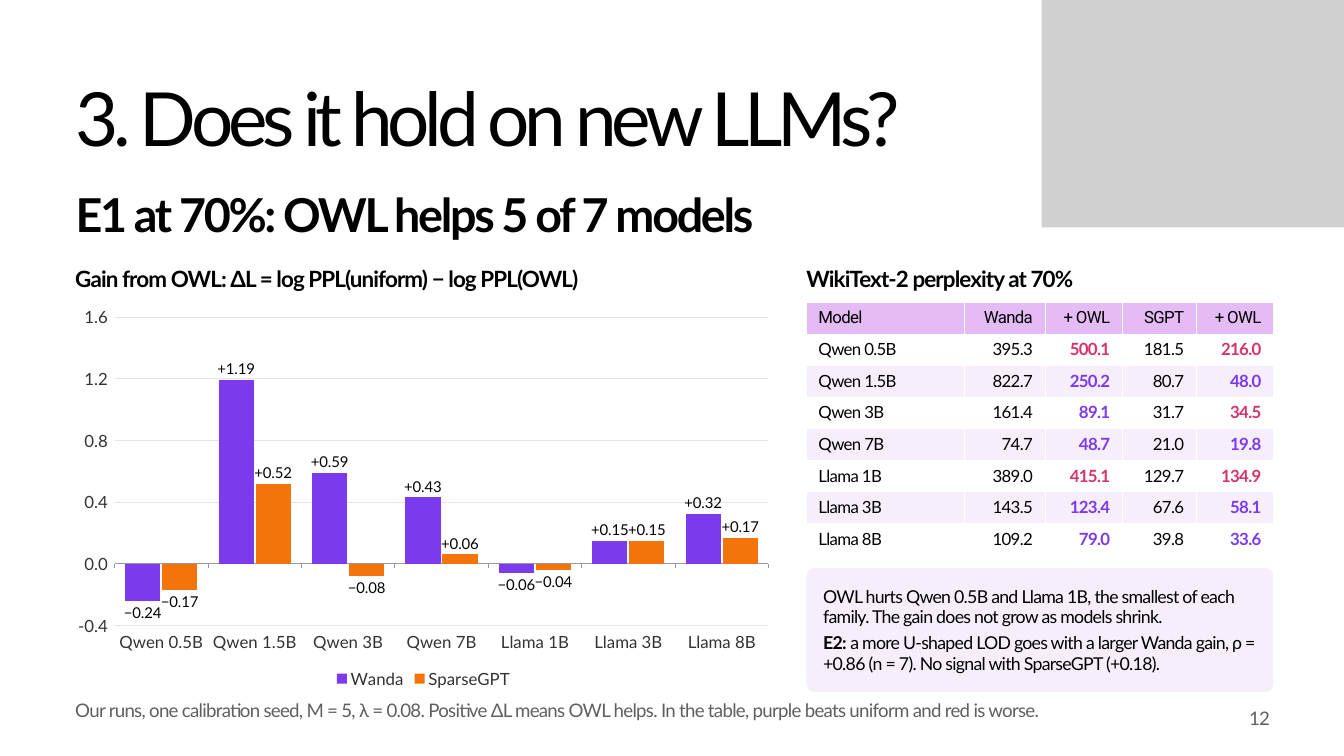
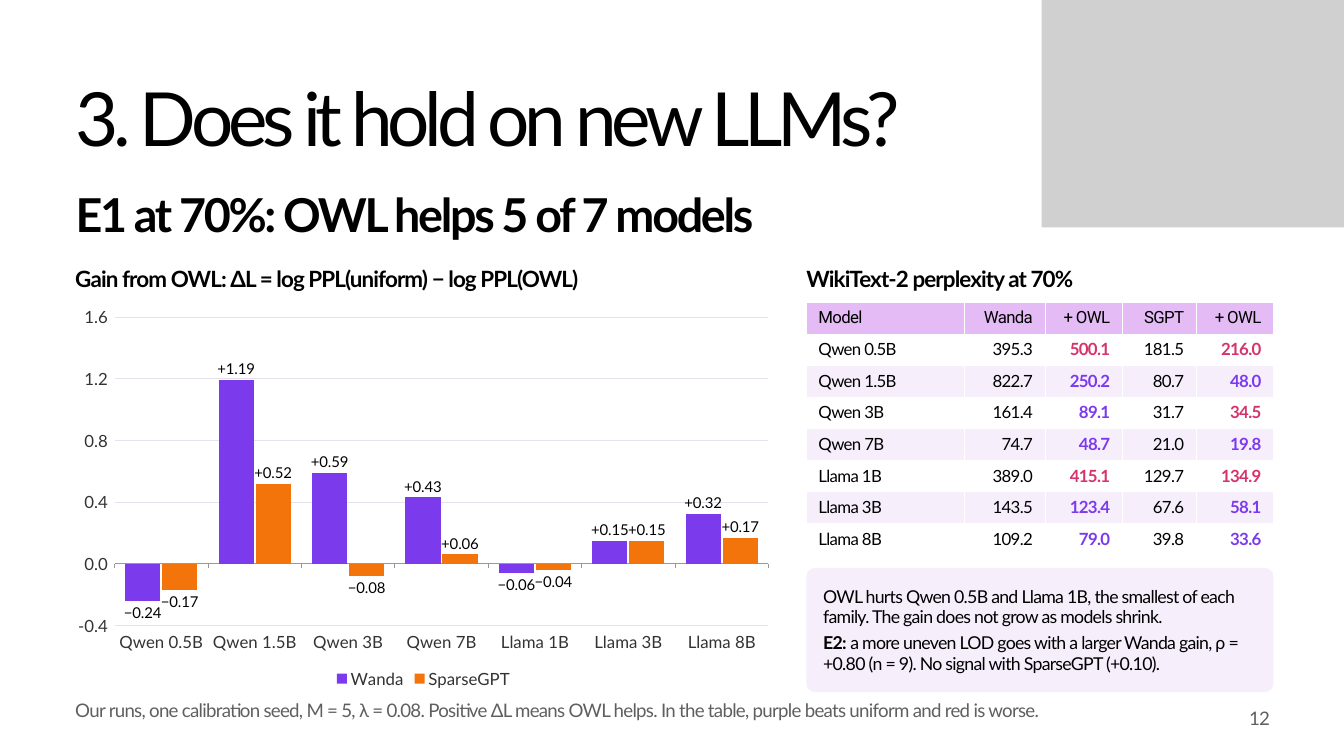
Before and after one commit to khangpt2k6/NLP_CLASS, a slide deck: slide 12 of presentation/ProjectPresentation_TKP-XGHN.pptx. Drawn at 1344x756 pixels with LibreOffice and Linux fonts; fonts in the diff are those of the drawing; grey boxes stand for pictures; background and template pictures are left out. Boxes give left, top, right and bottom in pixels: in the first picture for what was removed or moved away, otherwise in the second. Text is boxed around its words. In the diff, an @@ line names an element or a change of style, - is before the commit and + after.

```diff
--- a/presentation/ProjectPresentation_TKP-XGHN.pptx
+++ b/presentation/ProjectPresentation_TKP-XGHN.pptx
@@ text at (x1=823, y1=636, x2=1225, y2=674): text changed @@
-E2: a more U-shaped LOD goes with a larger Wanda gain, ρ = +0.86 (n = 7). No signal with SparseGPT (+0.18).
+E2: a more uneven LOD goes with a larger Wanda gain, ρ = +0.80 (n = 9). No signal with SparseGPT (+0.10).
```
Also in this commit, not shown: 4 other slides changed, 33 other files.
